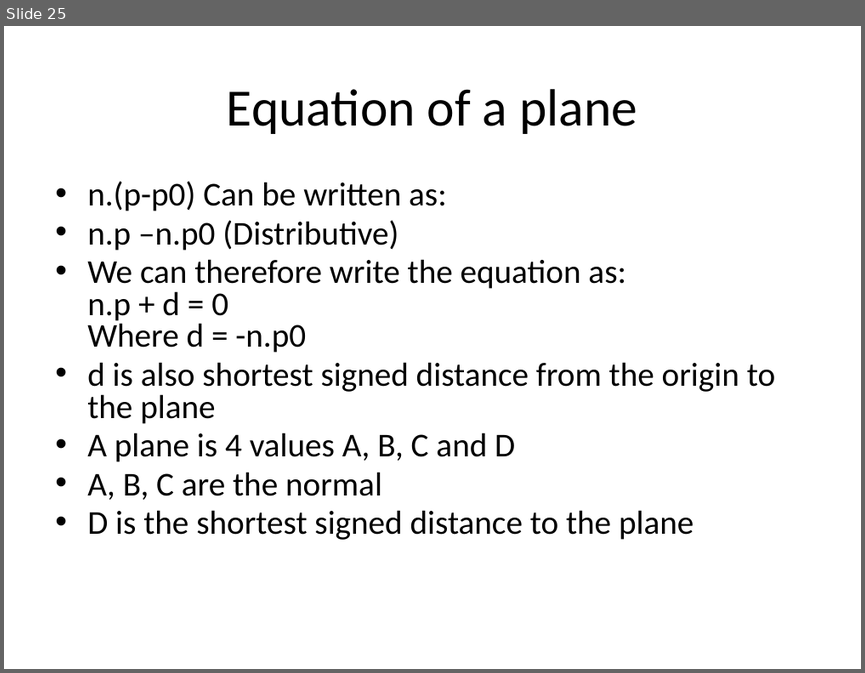
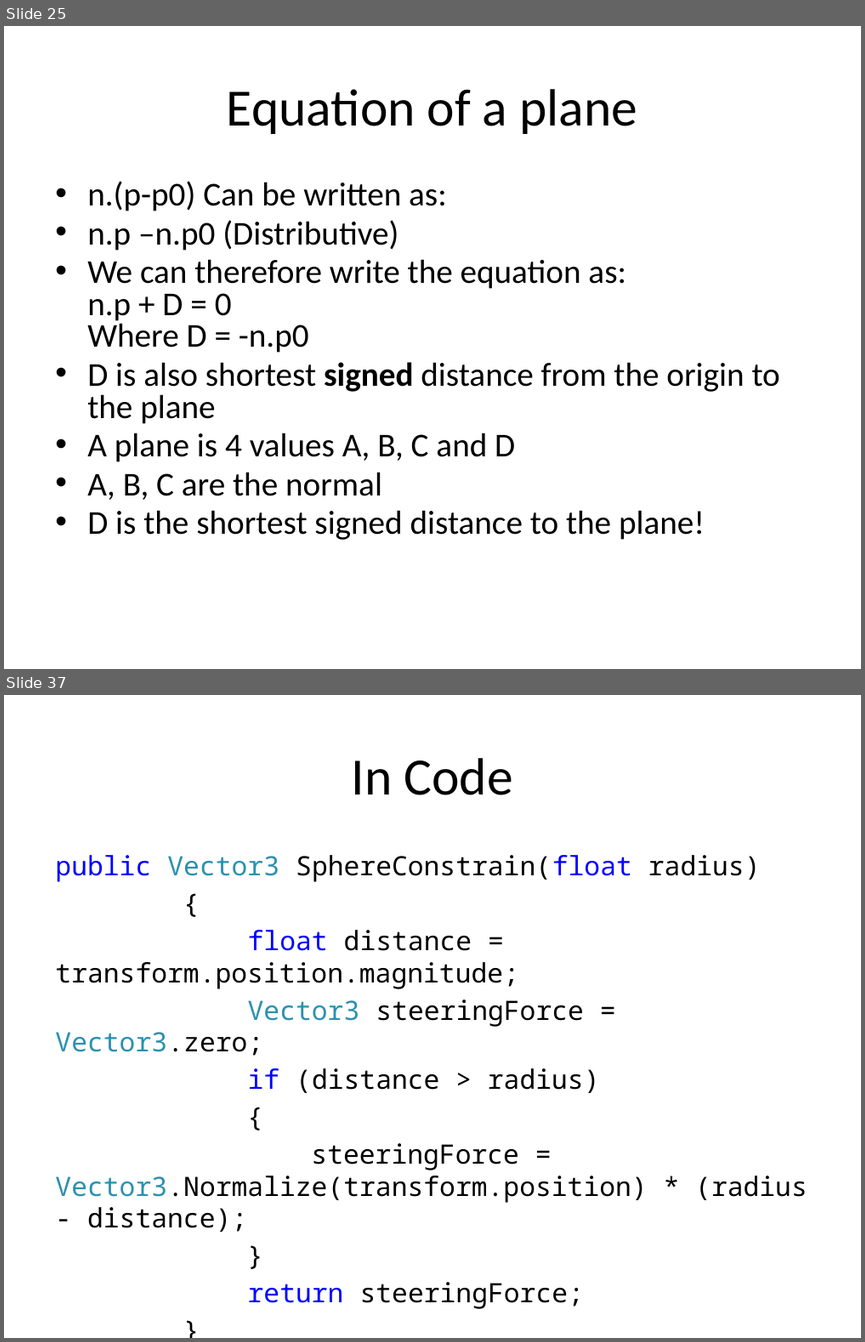
Before and after one commit to skooter500/UnitySteeringBehaviours, a slide deck: Lectures/Game AI 3.pptx. Shown one above the other, each under a label of ours: slide 25 before the commit, slides 25 and 37 after it; the slides between them are not shown. The pictures are 865x673 and 865x1342 pixels, drawn with LibreOffice and Linux fonts; fonts in the diff are those of the drawing; background and template pictures are left out. Boxes give left, top, right and bottom in pixels: in the first picture for what was removed or moved away, otherwise in the second. Text is boxed around its words. In the diff, an @@ line names an element or a change of style, - is before the commit and + after.

```diff
--- a/Lectures/Game AI 3.pptx
+++ b/Lectures/Game AI 3.pptx
@@ slide 37 added at (4,695,861,1338), background #FFFFFF @@
@@ title added at (352,758,513,795), 44 pt, text #000000 @@
+In Code
@@ text added at (55,855,807,1231), 22.4 pt, text #000000 @@
+public Vector3 SphereConstrain(float radius)
+{
+float distance = transform.position.magnitude;
+Vector3 steeringForce = Vector3.zero;
+if (distance > radius)
+{
+steeringForce = Vector3.Normalize(transform.position) * (radius - distance);
+}
+return steeringForce;
+}
@@ slide 25 changed as well @@
@@ text at (87,259,780,424): text changed @@
-• We can therefore write the equation as:
-  n.p + d = 0
-  Where d = -n.p0
-• d is also shortest signed distance from the origin to the plane
+• We can therefore write the equation as:
+  n.p + D = 0
+  Where D = -n.p0
+• D is also shortest signed distance from the origin to the plane
@@ text at (87,510,704,539): text changed @@
-• D is the shortest signed distance to the plane
+• D is the shortest signed distance to the plane!
```
Also in this commit, not shown: 6 other slides changed, 14 other slides added, 2 other files.
